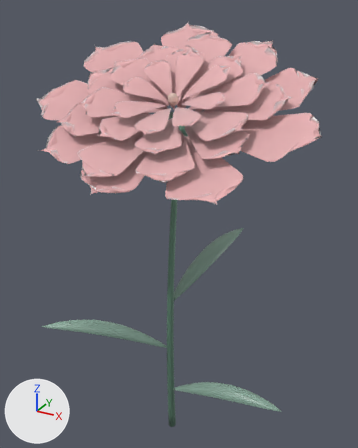
Before and after pictures for a commit that changed the glTF model www/models/flowers/carnation-fine-v2.glb.
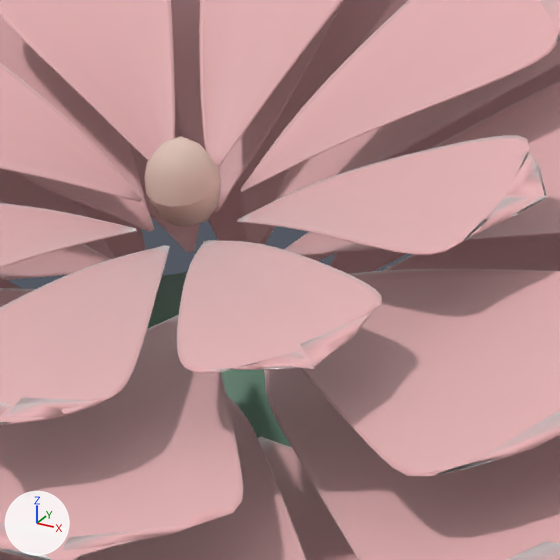
Each version appears first whole from a camera (50 mm lens) standing at (0.875, -1.524, 1.793) and looking at (0.006, 0.054, 1.004), and next in a close-up on the part from 41% to 63% of the width and 16% to 34% of the height. The lights are fixed; the arrows at lower left show +X, +Y and +Z. The first two pictures are the older version. Vertices at exactly the same position are counted once.

Names of what the first close-up shows: 'carnation-fine-v2-center', 'carnation-fine-v2-petal', 'carnation-fine-v2-stem'.
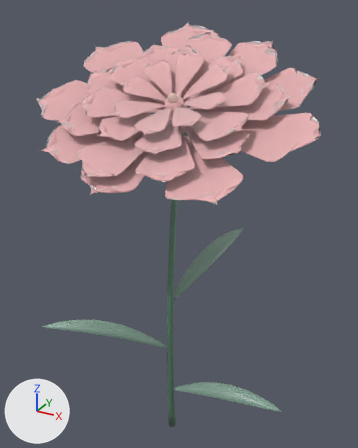
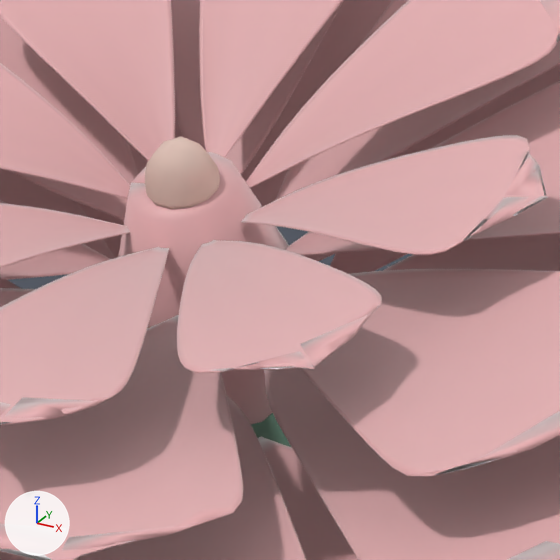
What differs and where, as boxes [x1, y1, x2, y2] in the close-ups (560 x 560 px):
part 1 of me_carnation_fine_v2_petal, added (pink): after [118, 152, 289, 424]
'carnation-fine-v2-stem', unchanged, covered by the edit: before [147, 272, 291, 447]; after [251, 413, 291, 447]

The change in detail:
me_carnation_fine_v2_petal is used by ob_carnation_fine_v2_petal; location (0.0, 0.0, 0.0).
me_carnation_fine_v2_petal had 14212 vertices, 28288 faces and spanned x -0.456..0.561, y -0.462..0.348, z 1.29..1.741.
me_carnation_fine_v2_petal now has 14328 vertices, 28524 faces and spans x -0.456..0.561, y -0.462..0.348, z 1.29..1.741.
me_carnation_fine_v2_petal part 1: a new loose piece of 116 vertices spanning x -0.031..0.114, y -0.088..0.063, z 1.358..1.521, in mat_carnation_petal_001.
